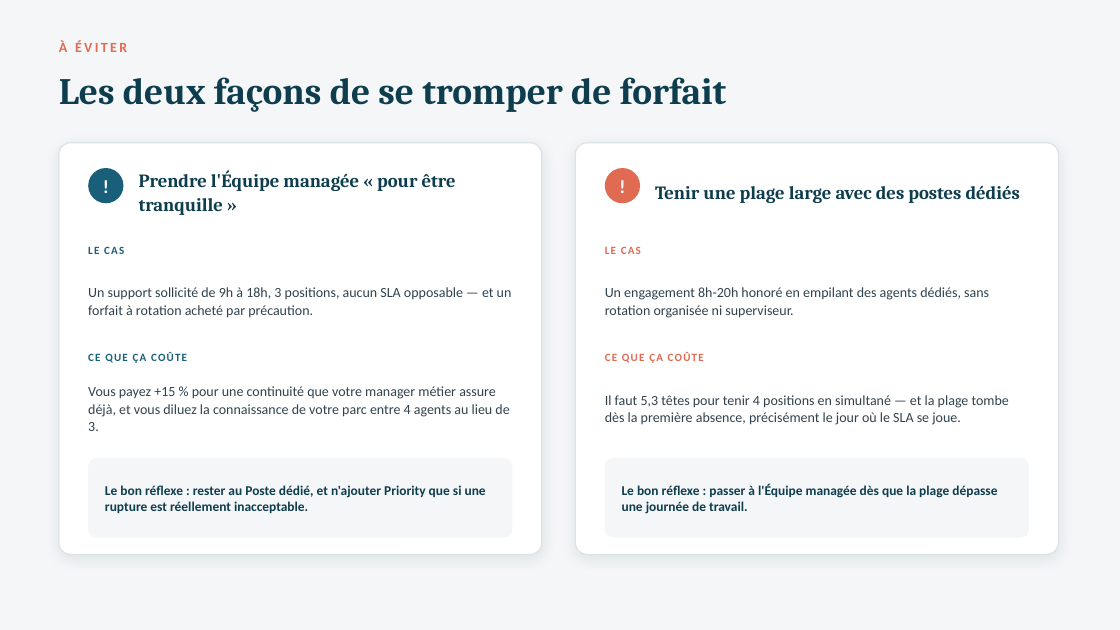
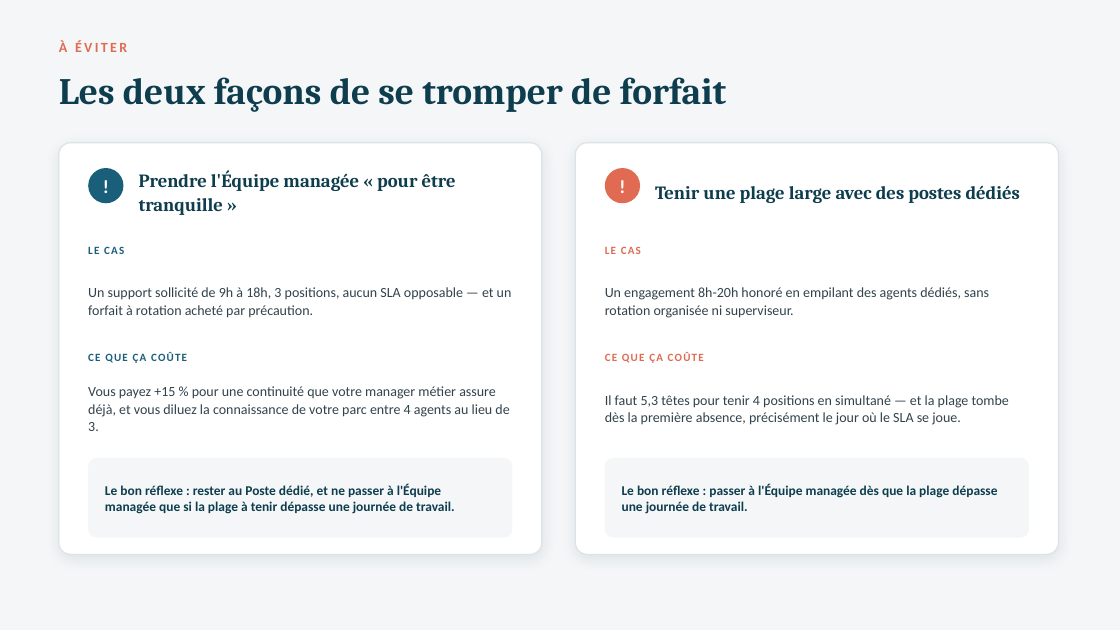
Before and after one commit to valerienvalerien/Salve2, a slide deck: slide 7 of 04-Closing/PLAQUETTE-DEDIE-VS-NONSTOP.pptx. Drawn at 1120x630 pixels with LibreOffice and Linux fonts; fonts in the diff are those of the drawing. Boxes give left, top, right and bottom in pixels: in the first picture for what was removed or moved away, otherwise in the second. Text is boxed around its words. In the diff, an @@ line names an element or a change of style, - is before the commit and + after.

```diff
--- a/04-Closing/PLAQUETTE-DEDIE-VS-NONSTOP.pptx
+++ b/04-Closing/PLAQUETTE-DEDIE-VS-NONSTOP.pptx
@@ text at [105, 483, 455, 514]: text changed @@
-Le bon réflexe : rester au Poste dédié, et n'ajouter Priority que si une rupture est réellement inacceptable.
+Le bon réflexe : rester au Poste dédié, et ne passer à l'Équipe managée que si la plage à tenir dépasse une journée de travail.
```
Also in this commit, not shown: 1 other slide changed, 29 other files.
